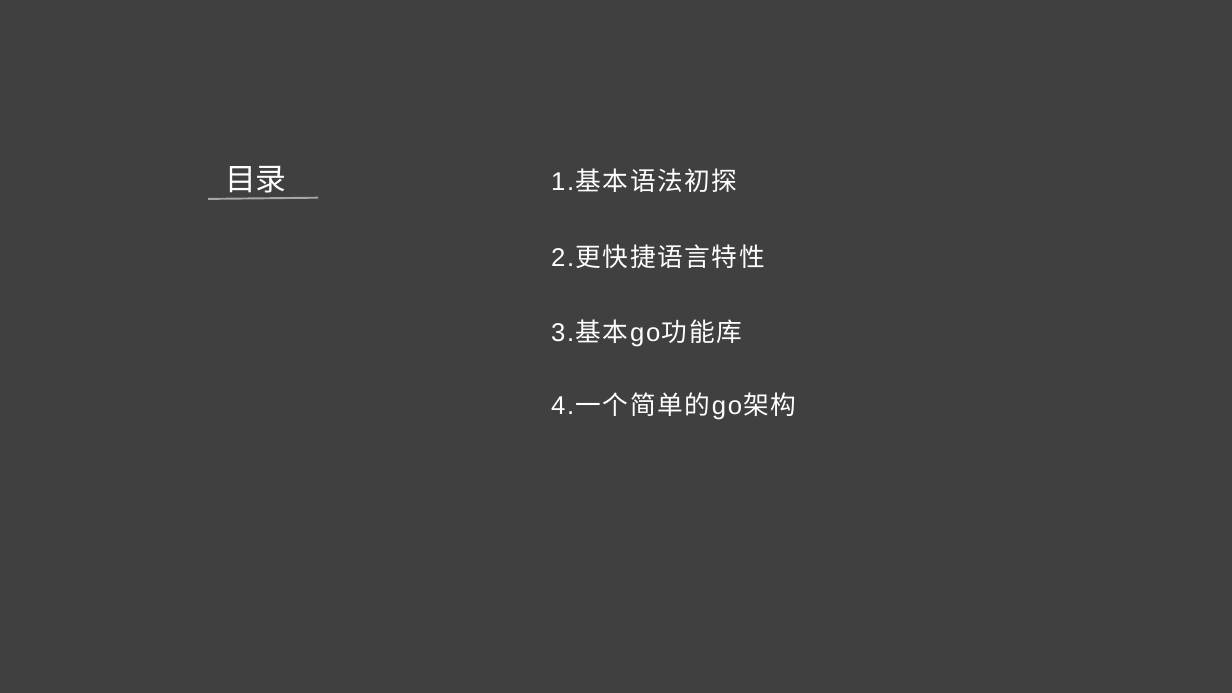
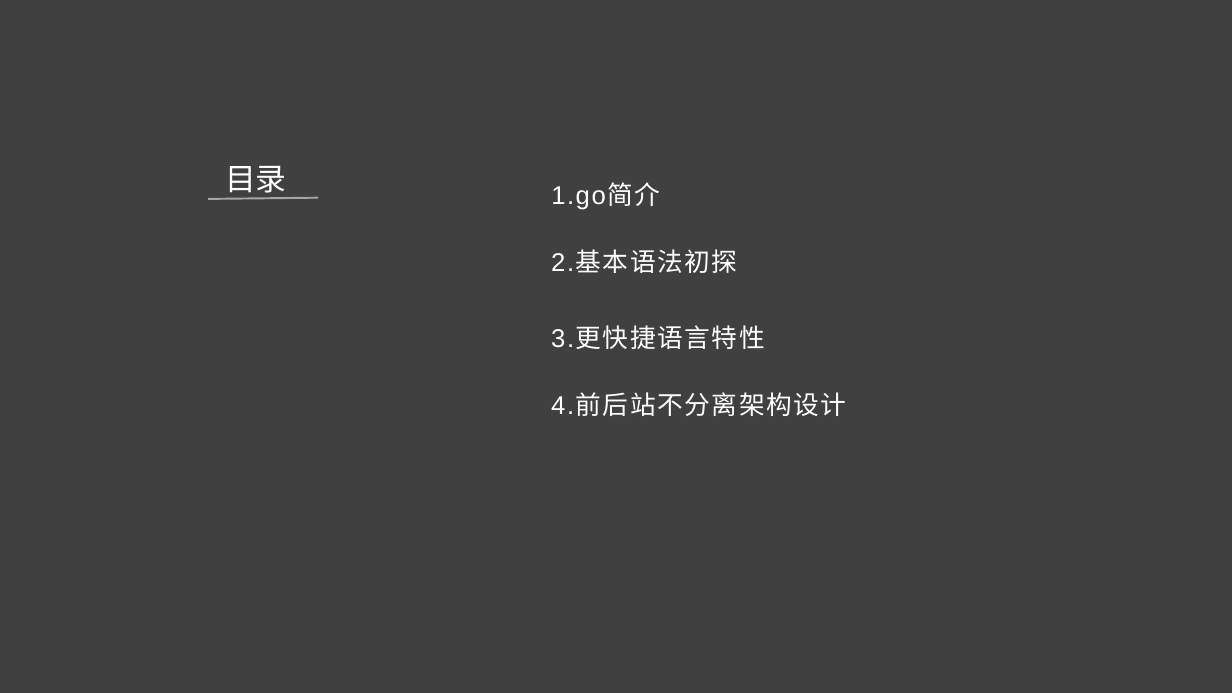
Before and after one commit to guojinchao/share, a slide deck: slide 2 of Gin框架与Pongo2模板语法搭建架构/走进GO的世界.pptx. Drawn at 1232x693 pixels with LibreOffice and Linux fonts; fonts in the diff are those of the drawing. Boxes give left, top, right and bottom in pixels: in the first picture for what was removed or moved away, otherwise in the second. Text is boxed around its words. In the diff, an @@ line names an element or a change of style, - is before the commit and + after.

```diff
--- a/Gin框架与Pongo2模板语法搭建架构/走进GO的世界.pptx
+++ b/Gin框架与Pongo2模板语法搭建架构/走进GO的世界.pptx
@@ text added at (551, 184, 660, 210), 20 pt, text #FFFFFF @@
+1.go简介
@@ text at (551, 250, 737, 273): text changed @@
-1.基本语法初探
+2.基本语法初探
@@ text at (551, 326, 765, 349): text changed @@
-2.更快捷语言特性
+3.更快捷语言特性
@@ text at (551, 394, 846, 416): text changed @@
-3.基本go功能库
+4.前后站不分离架构设计
@@ text removed at (551, 393, 796, 420) @@
-4.一个简单的go架构
```
Also in this commit, not shown: 4 slides added, 5 slides removed.
